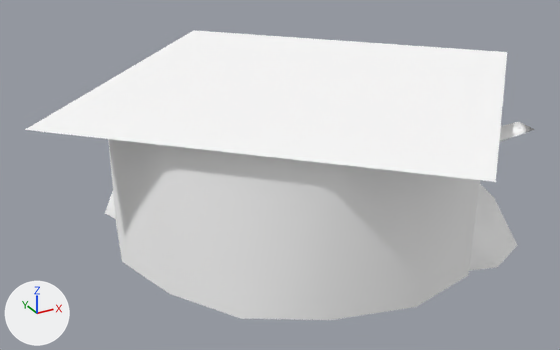
The glTF model public/3d/item/model__item__room.ofs_3184_0/3184IMFY06_06.gltf as it was, and as the next commit left it.
Camera for both pictures: a camera (50 mm lens) standing at (-1.93, -3.28, 1.91) and looking at (-0.12, 0.02, 0.27). Every picture has the same lights, and +X, +Y and +Z are marked at lower left. The first picture is the older version.

Objects in the first picture: '3184IMFY06_06'.
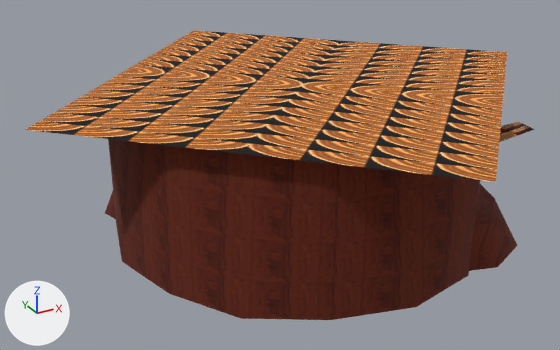
The change, as a list of edits to the scene's bpy script:
```text
Add img_imfy06_06_2:
    img_imfy06_06_2 = load_image('imfy06_06_2', '_unpacked/imfy06_06_2', 32, 32, 'sRGB')
Add img_imfy06_06_1:
    img_imfy06_06_1 = load_image('imfy06_06_1', '_unpacked/imfy06_06_1', 64, 32, 'sRGB')
Add img_imfy06_06_0:
    img_imfy06_06_0 = load_image('imfy06_06_0', '_unpacked/imfy06_06_0', 32, 32, 'sRGB')
Change mat_imfy06_06_0:
    remove mat_imfy06_06_0.base_color = (1.0, 1.0, 1.0)  # white #ffffff
    add mat_imfy06_06_0.texture = img_imfy06_06_0
Change mat_imfy06_06_1:
    remove mat_imfy06_06_1.base_color = (1.0, 1.0, 1.0)  # white #ffffff
    add mat_imfy06_06_1.texture = img_imfy06_06_1
Change mat_imfy06_06_2:
    remove mat_imfy06_06_2.base_color = (1.0, 1.0, 1.0)  # white #ffffff
    add mat_imfy06_06_2.texture = img_imfy06_06_2
```

Location of each change, [x1, y1, x2, y2] in pixels of the pictures (560 x 350 px):
'3184IMFY06_06', surface changed (white to red)
    both: [25, 30, 534, 320]
